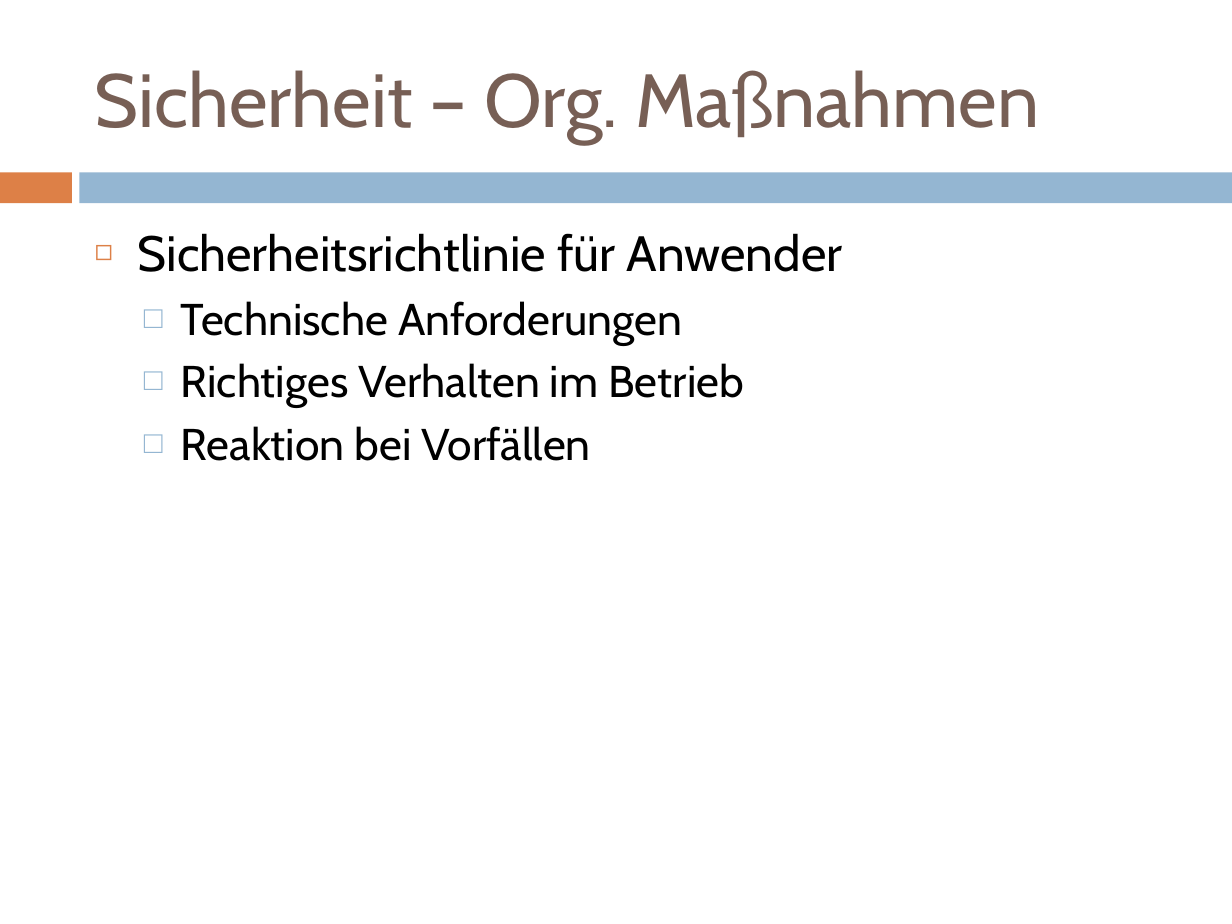
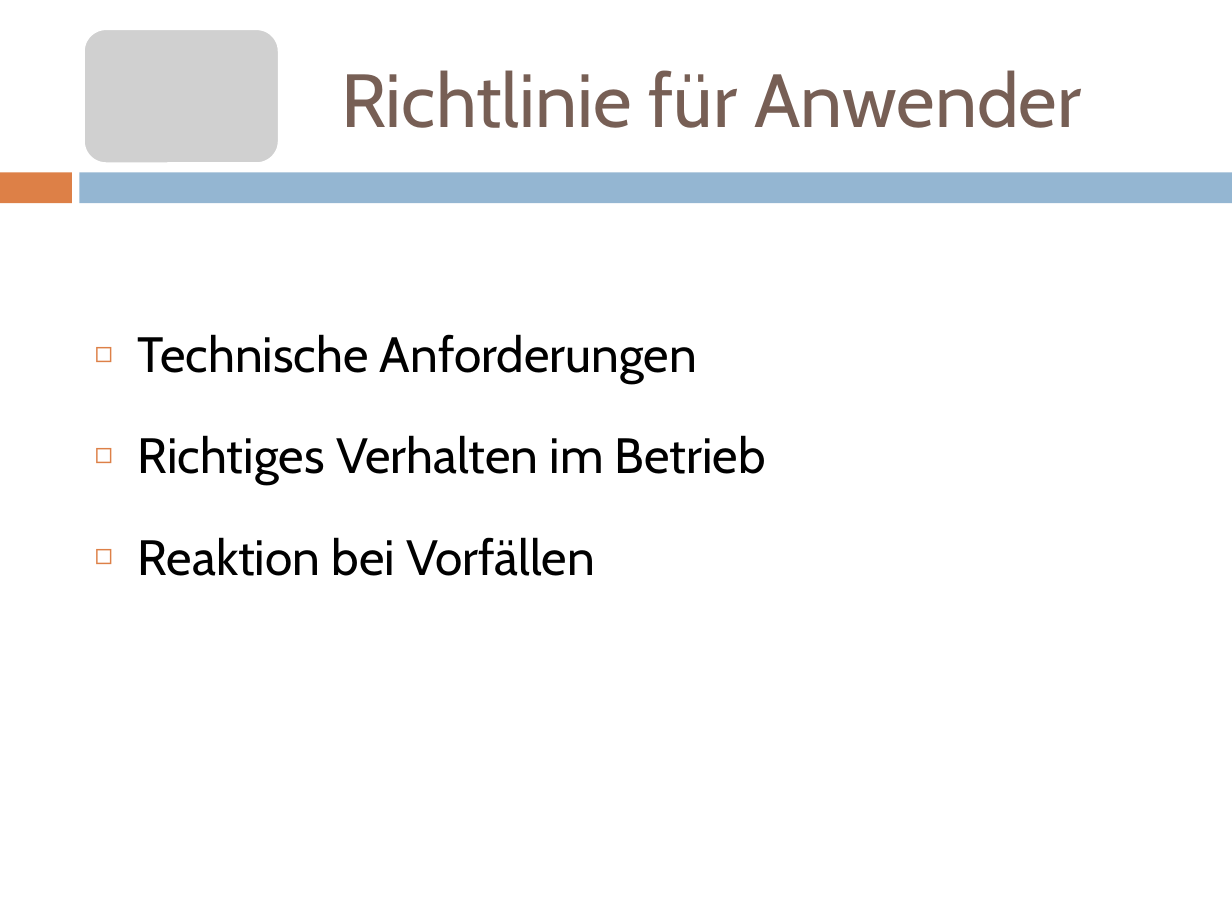
Before and after one commit to mvw/Wilddiebe10, a slide deck: slide 19 of keynote/praesentation.pptx (slide 9 before the commit). Drawn at 1232x924 pixels with LibreOffice and Linux fonts; fonts in the diff are those of the drawing; grey boxes stand for pictures. Boxes give left, top, right and bottom in pixels: in the first picture for what was removed or moved away, otherwise in the second. Text is boxed around its words. In the diff, an @@ line names an element or a change of style, - is before the commit and + after.

```diff
--- a/keynote/praesentation.pptx
+++ b/keynote/praesentation.pptx
@@ picture added at (84, 28, 280, 163) @@
@@ text at (341, 70, 1081, 128): text changed @@
-Sicherheit – Org. Maßnahmen
+Richtlinie für Anwender
@@ text "Technische Anforderungen" at (138, 334, 766, 576): size 26 to 29 pt; bullet □ to ◻; list level 2 to 1 in "Technische Anforderungen"; line spacing 1 to 1.5; bullet colour #94B6D2 to #DD8047; list level 2 to 1 in "Richtiges Verhalten im Betrieb"; list level 2 to 1 in "Reaktion bei Vorfällen" @@
@@ text at (138, 233, 843, 272): paragraph removed @@
-◻ Sicherheitsrichtlinie für Anwender
```
Also in this commit, not shown: 6 other slides changed, 15 slides added, 1 slide removed, 1 other file.
